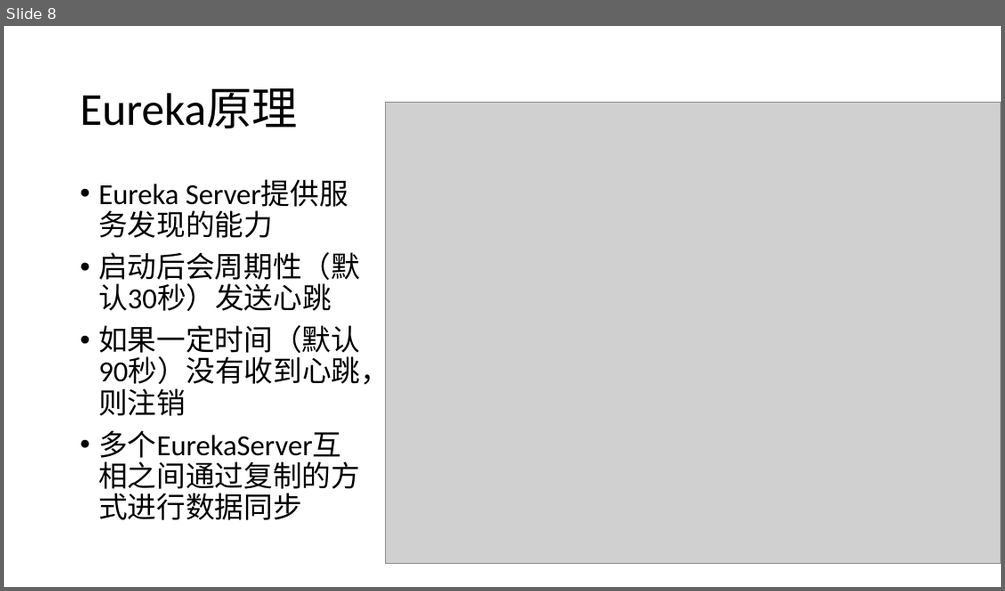
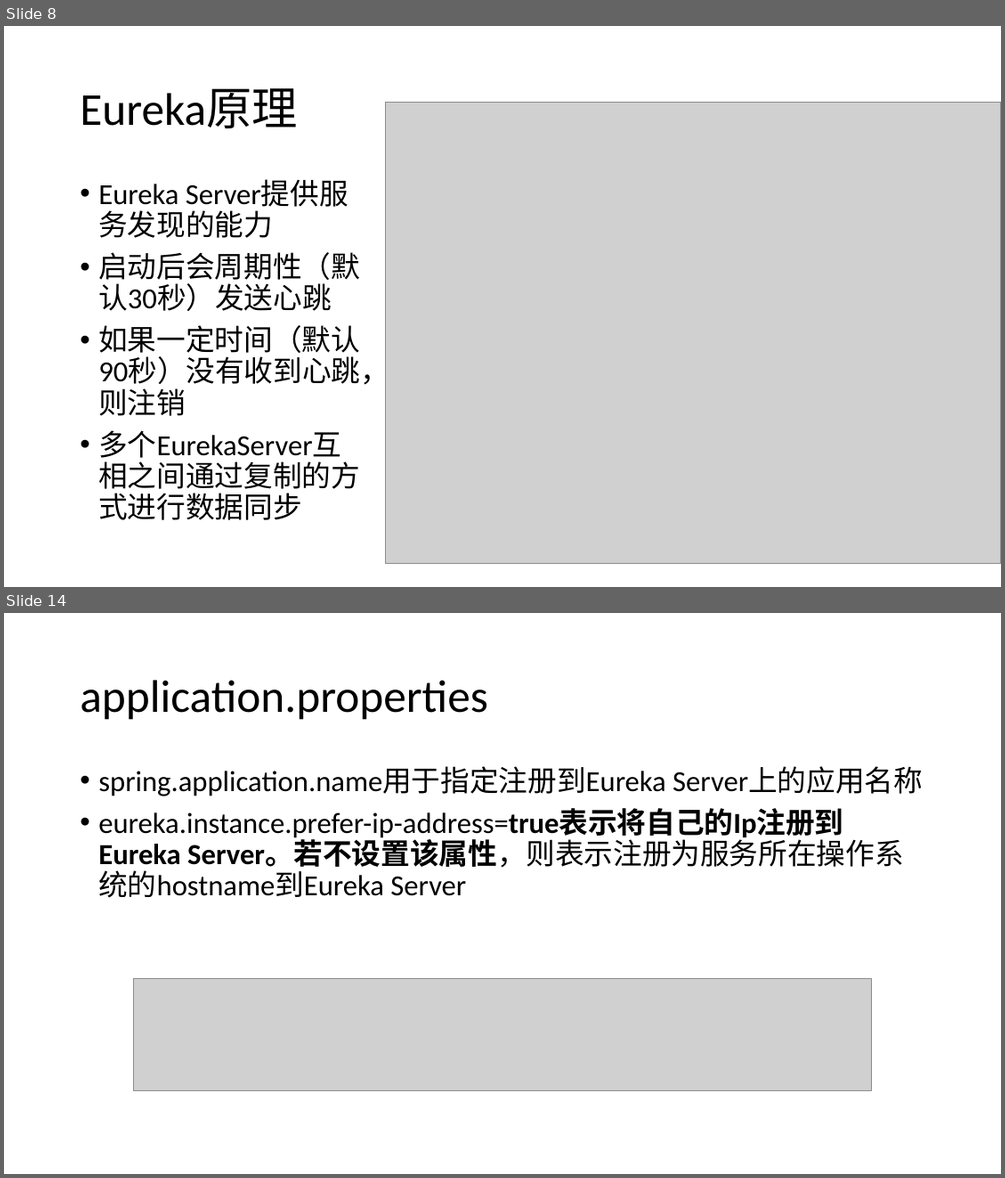
Before and after one commit to airuitian/MicroService, a slide deck: spring-cloud/服务注册与发现.pptx. Shown one above the other, each under a label of ours: slide 8 before the commit, slides 8 and 14 after it; the slides between them are not shown. The pictures are 1005x591 and 1005x1178 pixels, drawn with LibreOffice and Linux fonts; fonts in the diff are those of the drawing; grey boxes stand for pictures. Boxes give left, top, right and bottom in pixels: in the first picture for what was removed or moved away, otherwise in the second. Text is boxed around its words. In the diff, an @@ line names an element or a change of style, - is before the commit and + after.

```diff
--- a/spring-cloud/服务注册与发现.pptx
+++ b/spring-cloud/服务注册与发现.pptx
@@ slide 14 added at (4,613,1001,1174), background #FFFFFF @@
@@ title added at (80,680,487,720), 44 pt, text #000000 @@
+application.properties
@@ text added at (98,767,922,898), 28 pt, text #000000 @@
+• spring.application.name用于指定注册到Eureka Server上的应用名称
+• eureka.instance.prefer-ip-address=true表示将自己的Ip注册到Eureka Server。若不设置该属性，则表示注册为服务所在操作系统的hostname到Eureka Server
@@ picture added at (134,978,872,1090) @@
```
Also in this commit, not shown: 1 slide changed, 30 other slides added, 2 other files.
